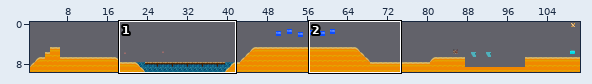
An edit to a level. Tiled map (JSON), tilemap/level2.json. The first picture is a wide view before the edit; the outline marks the close-up.
Close-up. Old version:
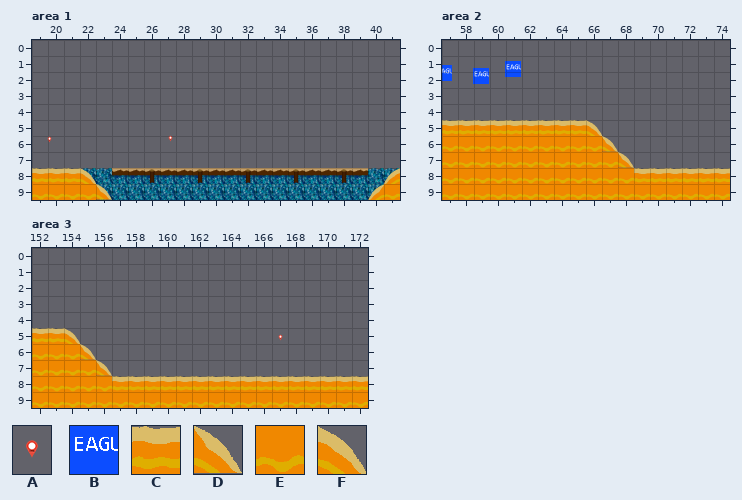
Cells are 50x50 px. Shown: area 1 x 19..41, y 0..9; area 2 x 57..74, y 0..9; area 3 x 152..172, y 0..9. The commit also changed other parts of the map, which this record leaves out.
Key: from "crowIcon": A 0; from "seagIcon": B 195; from "tilesetbeach": C 3, D 5, E 10, F 14.
_ is an empty cell.
Objects are placed by their top-left corner, in cells (3,4 is the top-left corner of cell 3,4); size is 1x1 cell unless given.
Layers that did not change in this view are not listed.
Objects on layer "Crows" before, area 1:
A at 27.2,5.7 size 0.8x1
A at 19.7,5.7 size 0.8x1
Layer "Sand" before, area 2, first column x 57:
 0 __________________
 1 __________________
 2 __________________
 3 __________________
 4 __________________
 5 CCCCCCCCCF________
 6 EEEEEEEEEED_______
 7 EEEEEEEEEEED______
 8 EEEEEEEEEEEECCCCCC
 9 EEEEEEEEEEEEEEEEEE
Objects on layer "Seagulls" before, area 2:
B at 61,1.3
B at 56.6,1.6
B at 58.9,1.8
Layer "Sand" before, area 3, first column x 152:
 0 _____________________
 1 _____________________
 2 _____________________
 3 _____________________
 4 _____________________
 5 CCF__________________
 6 EEED_________________
 7 EEEED________________
 8 EEEEECCCCCCCCCCCCCCCC
 9 EEEEEEEEEEEEEEEEEEEEE
Objects on layer "Crows" before, area 3:
A at 167.2,5.1 size 0.8x1
The result:
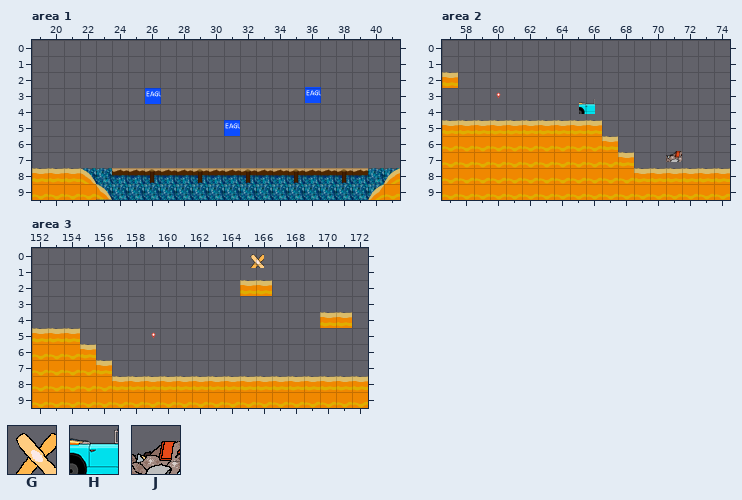
Further tiles: from "bandages": G 0; from "car": H 1; from "escombros": J 2.
Changes in this commit:
Changed rows in their new state; . is an unchanged cell.
Layer "Crows", area 1:
removed: A at 27.2,5.7 size 0.8x1
removed: A at 19.7,5.7 size 0.8x1
Layer "Seagulls", area 1:
added: B at 36,3
added: B at 26.1,3
added: B at 31,5
Layer "Crows", area 2:
added: A at 60.1,3 size 0.8x1
Layer "Cars", area 2:
added: H at 65.6,3.6
Layer "Debris", area 2:
added: J at 71,6.6
Layer "Seagulls", area 2:
removed: B at 61,1.3
removed: B at 56.6,1.6
removed: B at 58.9,1.8
Layer "Sand", area 2:
first column x 57:
 2 C...........
 5 .........C..
 6 ..........C.
 7 ...........C
Layer "Crows", area 3:
changed: A at 167.2,5.1 size 0.8x1 -> A at 159.2,5 size 0.8x1
Layer "Bandages", area 3:
added: G at 165.5,0.3
Layer "Sand", area 3:
first column x 154:
 2 ...........CC.....
 4 ................CC
 5 C.................
 6 .C................
 7 ..C...............
